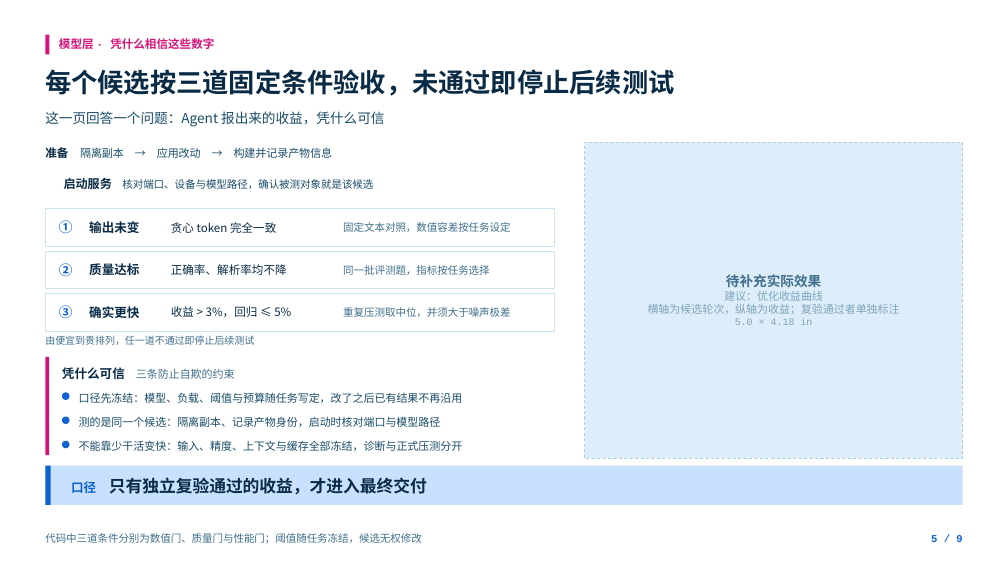
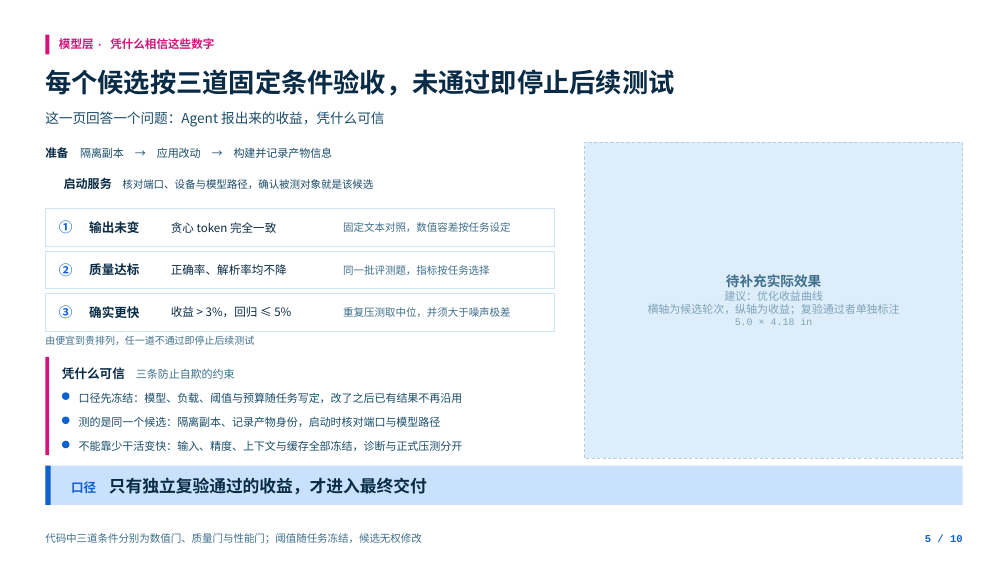
Before and after one commit to learning-sketch/sglang-maestro, a slide deck: slide 6 of slides/m100_agent_deck_1024.pptx. Drawn at 1008x567 pixels with LibreOffice and Linux fonts; fonts in the diff are those of the drawing; background and template pictures are left out. Boxes give left, top, right and bottom in pixels: in the first picture for what was removed or moved away, otherwise in the second. Text is boxed around its words. In the diff, an @@ line names an element or a change of style, - is before the commit and + after.

```diff
--- a/slides/m100_agent_deck_1024.pptx
+++ b/slides/m100_agent_deck_1024.pptx
@@ text at box(925, 535, 963, 542): text changed @@
-5 / 9
+5 / 10
```
Also in this commit, not shown: 9 other slides changed, 1 slide added, 5 other files.
